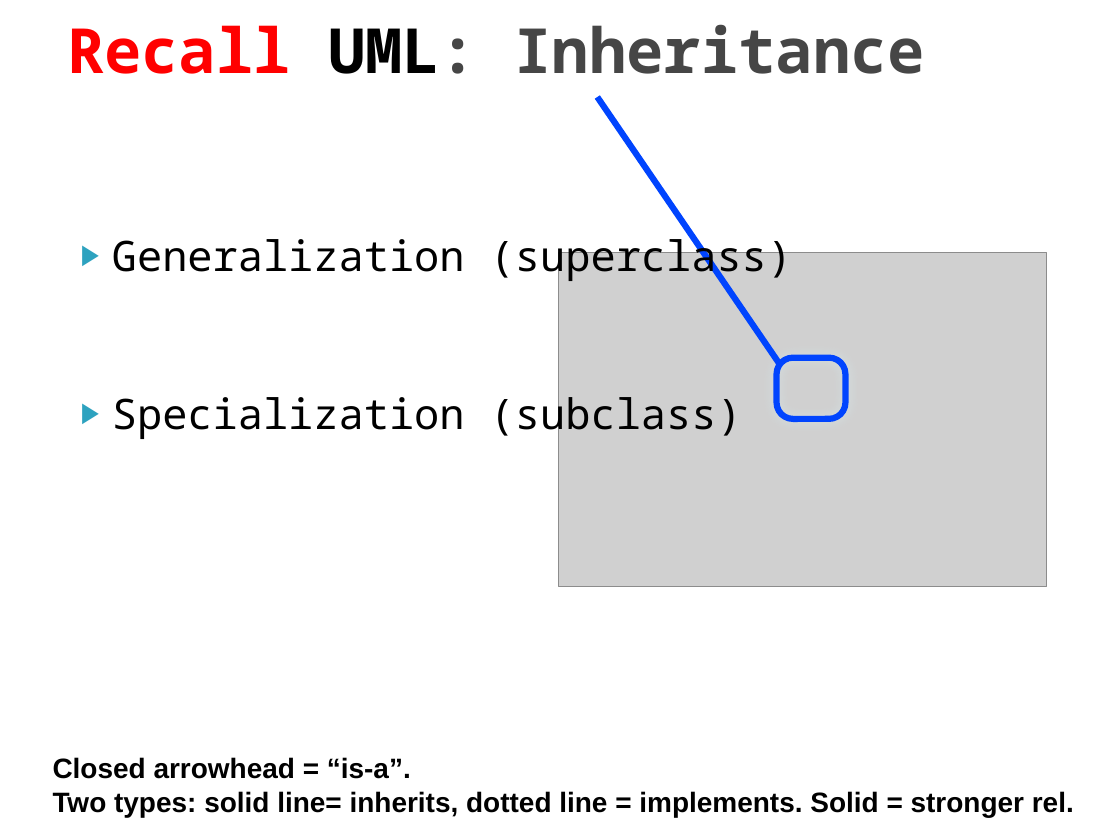
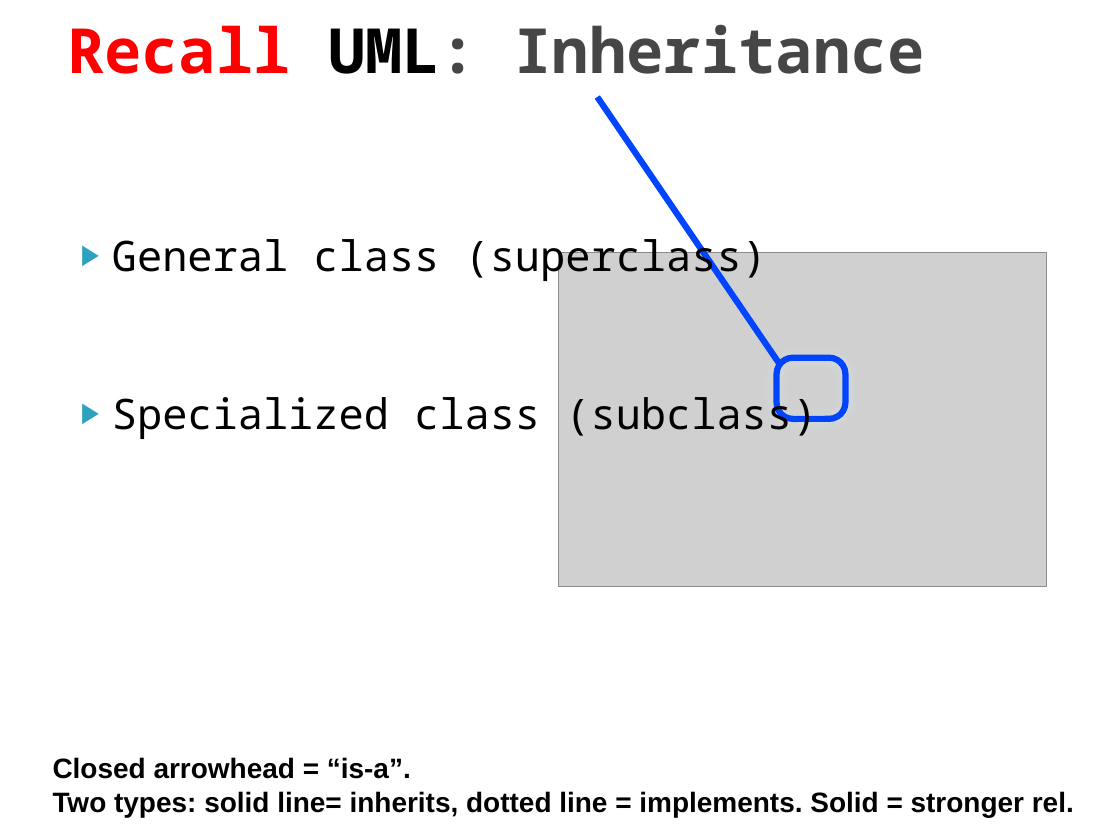
Before and after one commit to RHIT-CSSE/csse220, a slide deck: slide 9 of ClassMaterials/Polymorphism/Slides/Polymorphism.pptx (slide 10 before the commit). Drawn at 1120x840 pixels with LibreOffice and Linux fonts; fonts in the diff are those of the drawing; grey boxes stand for pictures. Boxes give left, top, right and bottom in pixels: in the first picture for what was removed or moved away, otherwise in the second. Text is boxed around its words. In the diff, an @@ line names an element or a change of style, - is before the commit and + after.

```diff
--- a/ClassMaterials/Polymorphism/Slides/Polymorphism.pptx
+++ b/ClassMaterials/Polymorphism/Slides/Polymorphism.pptx
@@ text at (112, 232, 817, 439): text changed @@
-▶ Generalization (superclass)
-▶ Specialization (subclass)
+▶ General class (superclass)
+▶ Specialized class (subclass)
```
Also in this commit, not shown: 4 other slides changed, 2 slides added, 2 slides removed.
